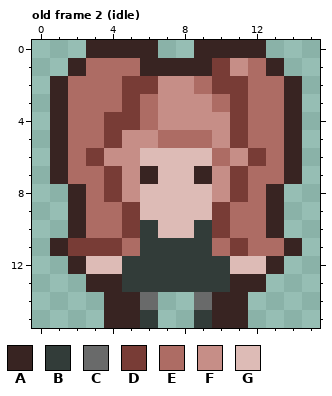
Pixel-art file, stored at src/assets/source/agents/ruby.aseprite. The picture above is the old version.
16x16 pixels, 5 frames. Shown: old frame 2 (idle). The commit also changed other frames, which this record leaves out.
Palette (. is transparent): A #382422  B #323c39  C #696a6a  D #783c36  E #ad6c64  F #c68e87  G #ddbbb6
Pixels before, old frame 2 (idle), first column x 1:
 0 ..AAAA..AAAA..
 1 .AEEEAAAADFEA.
 2 AEEEDDFFEDDEEA
 3 AEEEDEFFFEDEEA
 4 AEEDDEFFFFDEEA
 5 AEEDFFEEEFDEEA
 6 AEDFFGGGGEFDEA
 7 AEEDFAGGAFDEEA
 8 .AEDFGGGGFDEA.
 9 .AEEDGGGGDEEA.
10 .AEEDBGGBDEEA.
11 ADDDEBBBBEDEEA
12 .AGGBBBBBBGGA.
13 ..AABBBBBBAA..
14 ...AAC..CAA...
15 ...AAB..BAA...
And afterwards:
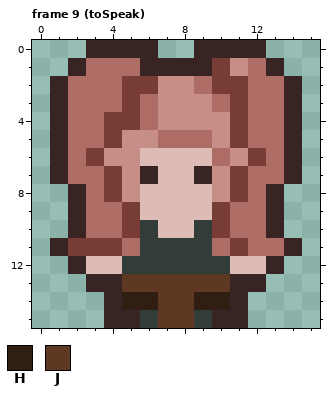
Colours new in this view: H #311e13  J #5e3822
A new or re-ordered frame is compared with the old frame closest to it.
The author wrote: add animations for toSpeak and toNotSpeak
From old to new:
frames 5 -> 23
layer "Podium" added
Frame 9 (toSpeak) is new; against old frame 2 (idle), layer "Podium":
y 13: x 5..10 BBBBBB -> JJJJJJ
y 14: x 5..10 AC..CA -> HHJJHH
y 15: x 7..8 .. -> JJ
Changed places in both pictures, as pixel boxes (x1, y1, x2, y2):
changed: (122, 274, 230, 328)
